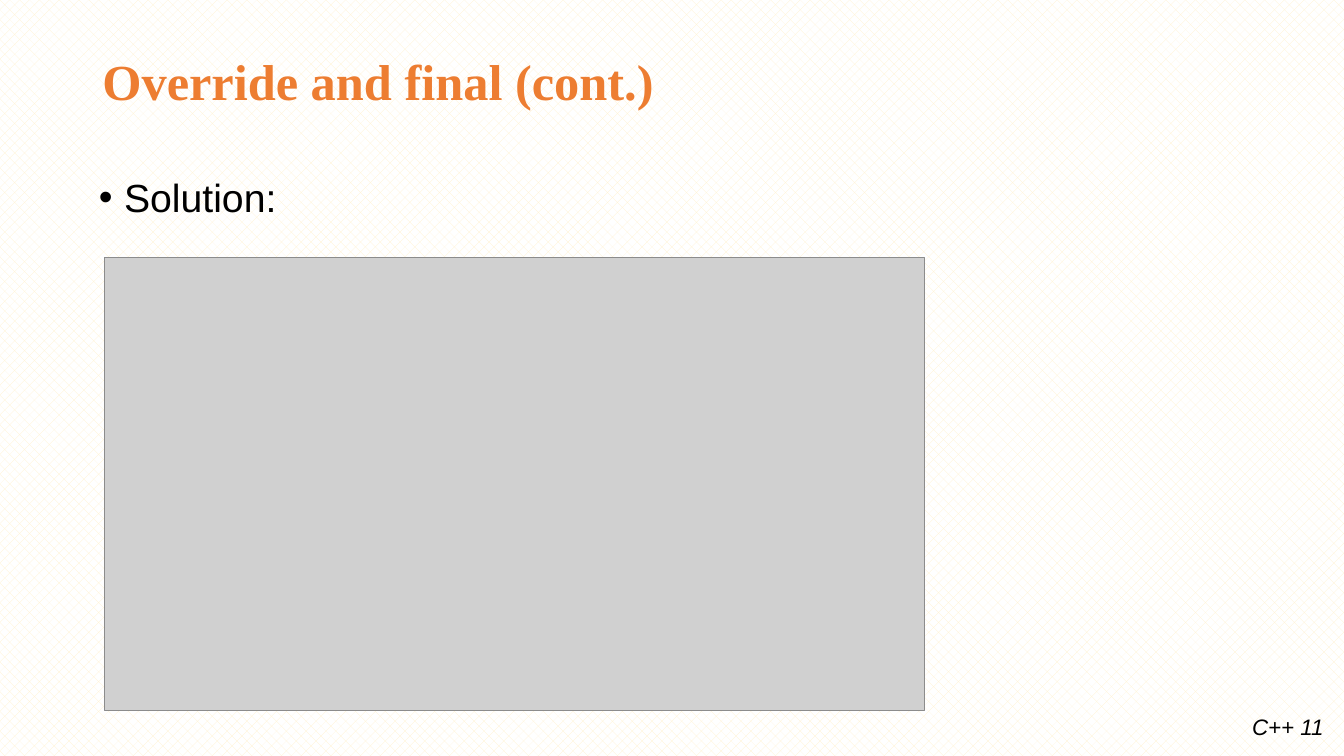
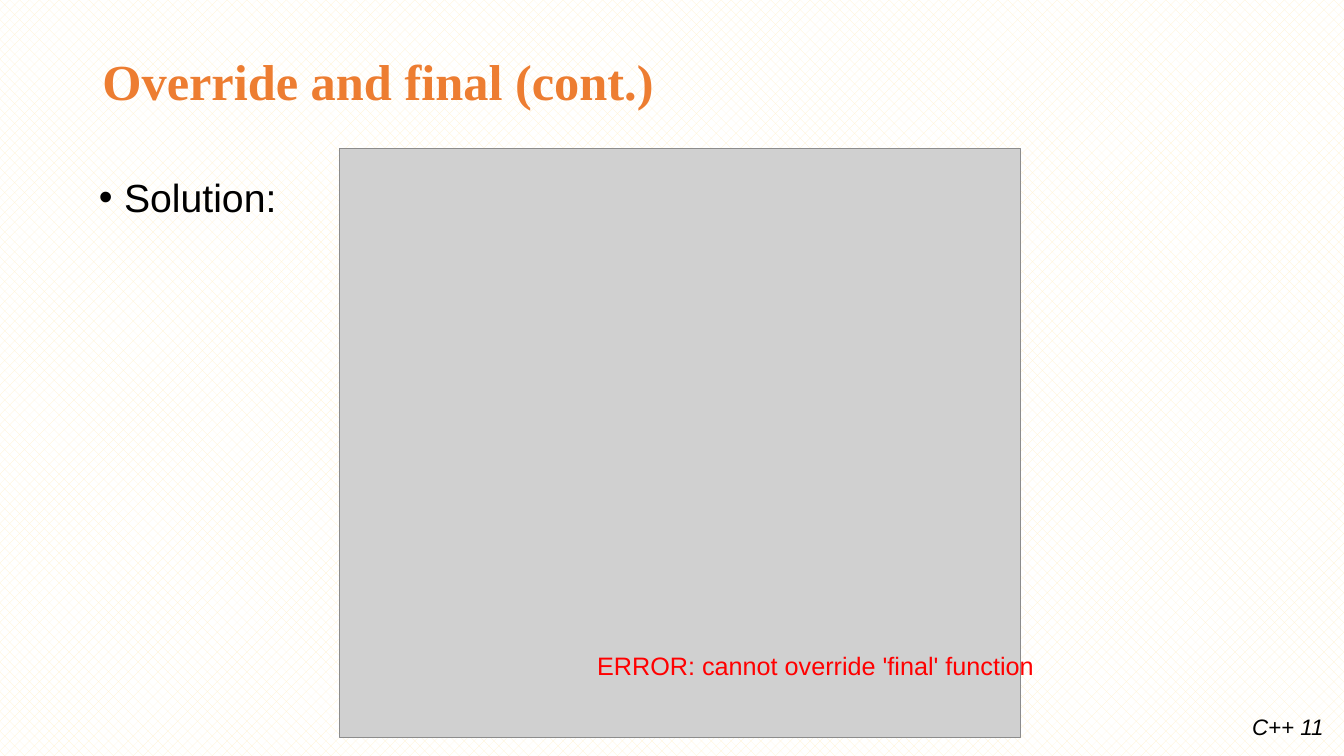
Before and after one commit to minhthedt/hello-world, a slide deck: slide 16 of Training/LG_Training_C++11.pptx. Drawn at 1344x756 pixels with LibreOffice and Linux fonts; fonts in the diff are those of the drawing; grey boxes stand for pictures; background and template pictures are left out. Boxes give left, top, right and bottom in pixels: in the first picture for what was removed or moved away, otherwise in the second. Text is boxed around its words. In the diff, an @@ line names an element or a change of style, - is before the commit and + after.

```diff
--- a/Training/LG_Training_C++11.pptx
+++ b/Training/LG_Training_C++11.pptx
@@ picture resized from (x1=105, y1=258, x2=925, y2=711) to (x1=340, y1=149, x2=1020, y2=738) @@
@@ text added at (x1=597, y1=654, x2=1033, y2=680), 18 pt, text #FF0000 @@
+ERROR: cannot override 'final' function
```
Also in this commit, not shown: 18 other slides changed, 9 slides added, 2 slides removed, 46 other files.
